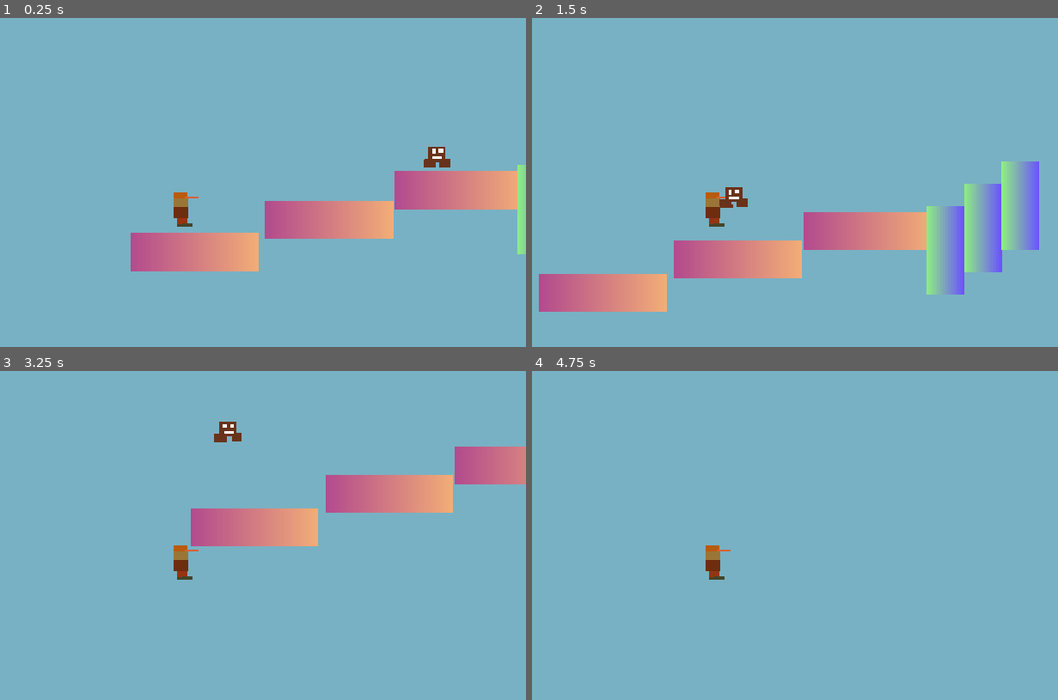
Above: before the commit, frames 1-4 (two rows, left to right).
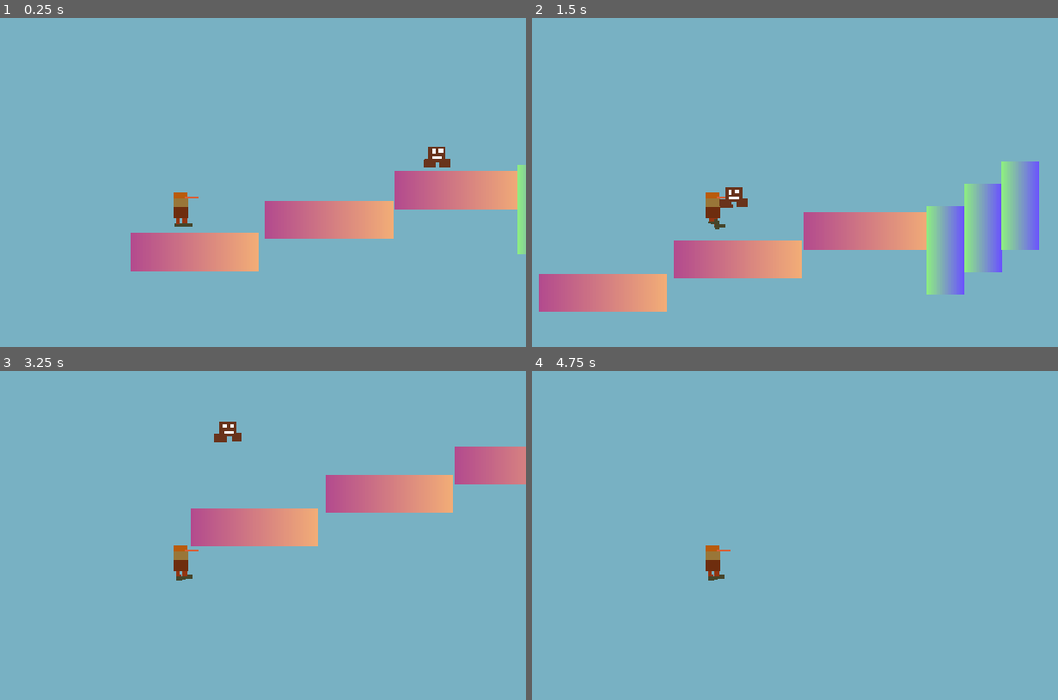
Above: after the commit, the same moments.

Repository: mohm-hyd/fake_mario
Game: Godot game, scene res://Game.tscn
Two runs of this game, one before a commit and one after it. Both use one fixed random seed, a clock stepped at 60 frames per second and the inputs below.
Inputs:
- Up to frame 1 (0.25 s): no input
- Up to frame 2 (1.5 s): hold Right (ui_right) from 0.53 s (still down); tap Up (up) at 0.6, 0.77, 1.07, 1.35 s
- Up to frame 3 (3.25 s): tap Up (up) at 1.52, 1.82, 2.1, 2.85, 3.02 s; release Right (ui_right) at 2.03 s; hold Left (ui_left) 2.03-2.78 s; hold Right (ui_right) from 2.78 s (still down)
- Up to frame 4 (4.75 s): tap Up (up) at 3.32, 3.6, 3.77, 4.07, 4.35, 4.52 s; tap Enter at 4.25 s; release Right (ui_right) at 4.28 s; hold Left (ui_left) from 4.28 s (still down)

The runs differ from the first frame. In frame 1, less than 0.1% of the frame differs, in the area x 33-35%, y 60-64%; in frame 2, less than 0.1%, in the area x 33-37%, y 60-65%; in frame 3, less than 0.1%; in frame 4, less than 0.1%.

Commit message:
animation added

Diff:
--- a/Game.tscn
+++ b/Game.tscn
@@ -28,6 +28,7 @@
 metadata/_edit_group_ = true
 
 [node name="Mario" parent="Mario" unique_id=1558179282 instance=ExtResource("1_wbfu4")]
+unique_name_in_owner = true
 position = Vector2(-6.25, -4.166687)
 
 [node name="CollisionShape2D" type="CollisionShape2D" parent="Mario" unique_id=1899982216]
--- a/mario.gd
+++ b/mario.gd
@@ -5,14 +5,20 @@
 const SPEED = 300.0
 const JUMP_VELOCITY = -400.0
 
+var jumping = false
+
 
 func _physics_process(delta: float) -> void:
 	# Add the gravity.
+	if is_on_floor():
+		jumping = false
 	if not is_on_floor():
 		velocity += get_gravity() * delta
 
 	# Handle jump.
 	if Input.is_action_just_pressed("up") and is_on_floor():
+		jumping= true
+		%Mario.play_jump_animation()
 		velocity.y = JUMP_VELOCITY
 
 	# Iterate through all collisions that occurred this frame
@@ -47,3 +53,9 @@
 		velocity.x = move_toward(velocity.x, 0, SPEED)
 
 	move_and_slide()
+
+	if velocity.length() > 0.0:
+		if !jumping :
+			%Mario.play_walk_animation()
+	else :
+		%Mario.play_idle_animation()
--- a/mario_.gd
+++ b/mario_.gd
@@ -2,4 +2,9 @@
 
 func play_walk_animation():
 	%AnimationPlayer.play("walk")
+
+func play_jump_animation():
 	%AnimationPlayer.play("jump")
+
+func play_idle_animation():
+	%AnimationPlayer.play("idle")
